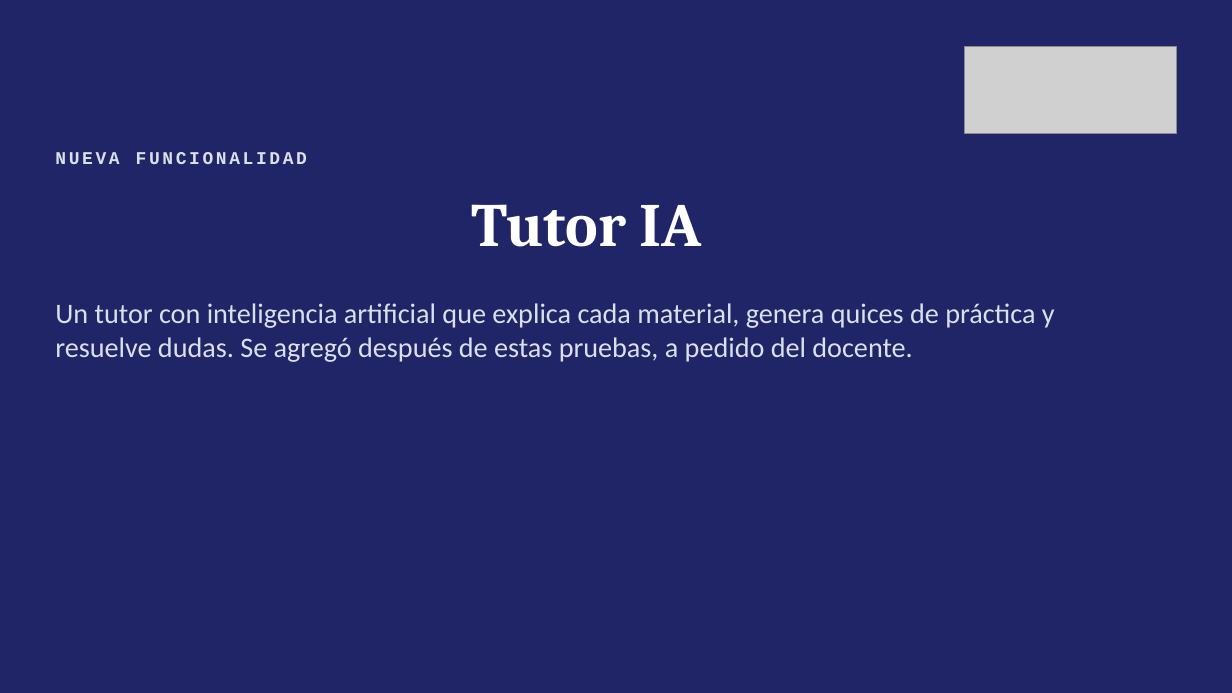
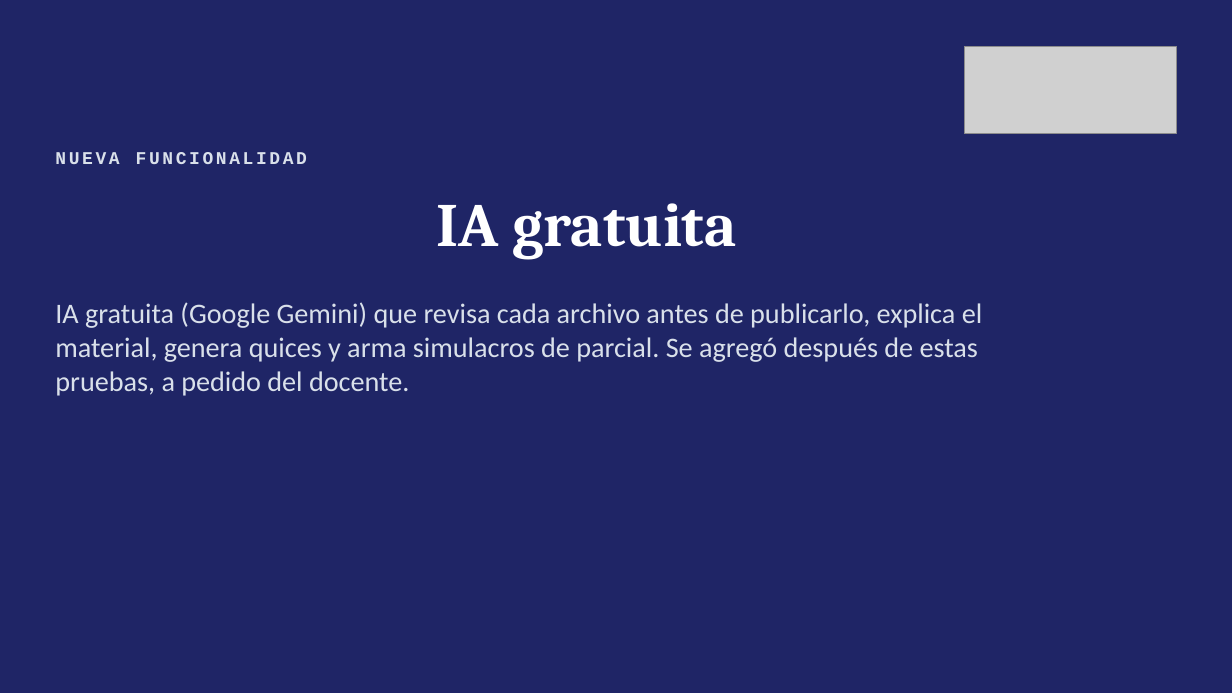
Before and after one commit to jaimeutb/Project_1, a slide deck: slide 16 of docs/ia/Presentacion_con_Tutor_IA.pptx. Drawn at 1232x693 pixels with LibreOffice and Linux fonts; fonts in the diff are those of the drawing; grey boxes stand for pictures. Boxes give left, top, right and bottom in pixels: in the first picture for what was removed or moved away, otherwise in the second. Text is boxed around its words. In the diff, an @@ line names an element or a change of style, - is before the commit and + after.

```diff
--- a/docs/ia/Presentacion_con_Tutor_IA.pptx
+++ b/docs/ia/Presentacion_con_Tutor_IA.pptx
@@ title at bbox=[437, 203, 736, 260]: text changed @@
-Tutor IA
+IA gratuita
@@ text at bbox=[55, 302, 982, 396]: text changed @@
-Un tutor con inteligencia artificial que explica cada material, genera quices de práctica y resuelve dudas. Se agregó después de estas pruebas, a pedido del docente.
+IA gratuita (Google Gemini) que revisa cada archivo antes de publicarlo, explica el material, genera quices y arma simulacros de parcial. Se agregó después de estas pruebas, a pedido del docente.
```
Also in this commit, not shown: 5 other slides changed, 1 other file.
